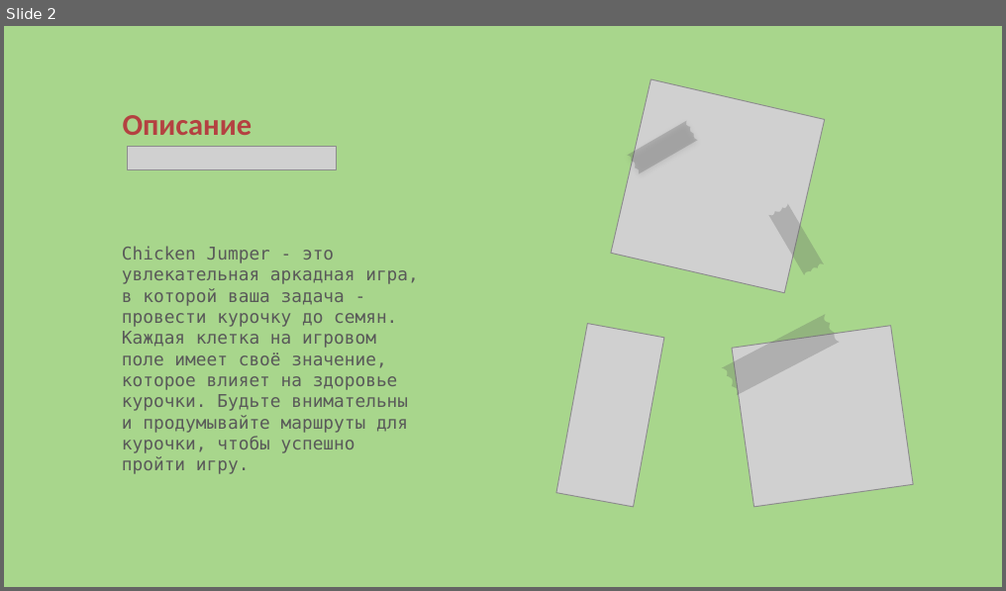
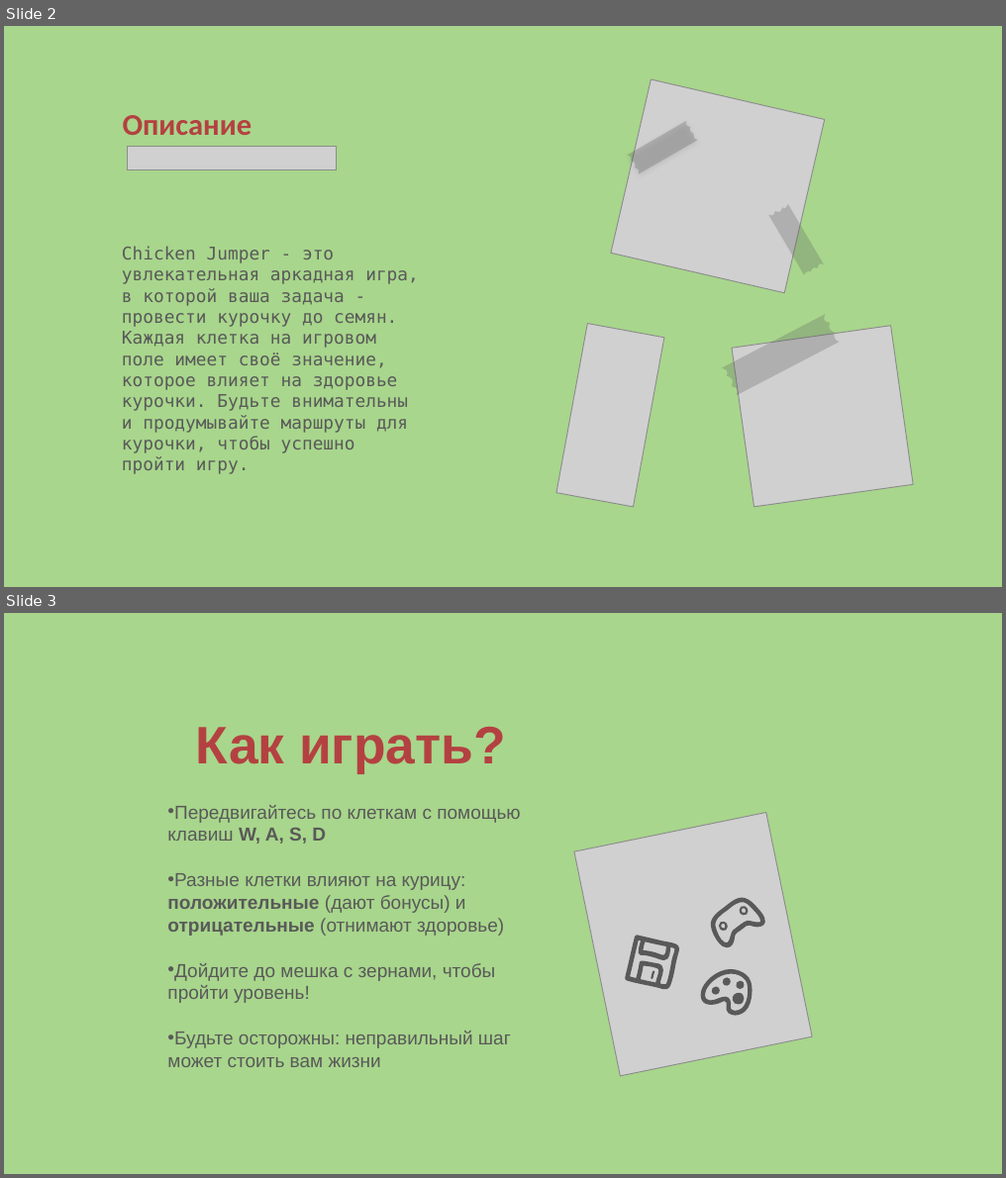
Before and after one commit to seTc1/ChikenJumper, a slide deck: ChikenJumper.pptx. Shown one above the other, each under a label of ours: slide 2 before the commit, slides 2 and 3 after it. The pictures are 1006x591 and 1006x1178 pixels, drawn with LibreOffice and Linux fonts; fonts in the diff are those of the drawing; grey boxes stand for pictures; background and template pictures are left out. Boxes give left, top, right and bottom in pixels: in the first picture for what was removed or moved away, otherwise in the second. Text is boxed around its words. In the diff, an @@ line names an element or a change of style, - is before the commit and + after.

```diff
--- a/ChikenJumper.pptx
+++ b/ChikenJumper.pptx
@@ slide 3 added at [4,613,1002,1174], background picture (left out) @@
@@ subtitle added at [196,727,506,773], 42 pt, text #B44141, bold @@
+Как играть?
@@ title added at [167,805,520,1067], 15 pt, text #595959 @@
+• Передвигайтесь по клеткам с помощью клавиш W, A, S, D
+• Разные клетки влияют на курицу: положительные (дают бонусы) и отрицательные (отнимают здоровье)
+• Дойдите до мешка с зернами, чтобы пройти уровень!
+• Будьте осторожны: неправильный шаг может стоить вам жизни
@@ picture added at [574,813,812,1076] @@
@@ freeform shape added at [704,891,770,952], fill #595959 @@
@@ freeform shape added at [738,905,750,917], fill #595959 @@
@@ freeform shape added at [624,934,681,992], fill #595959 @@
@@ freeform shape added at [717,920,729,933], fill #595959 @@
@@ freeform shape added at [650,970,655,980], fill #595959 @@
@@ group added at [699,969,752,1016]: 5 freeform shapes @@
```
Also in this commit, not shown: 1 other slide changed, 2 other slides added, 1 slide removed.
